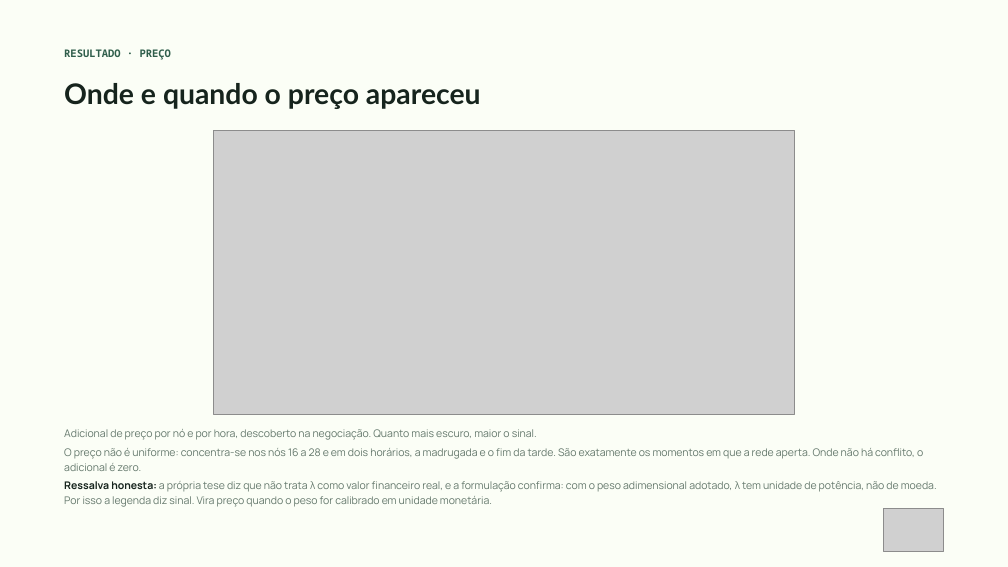
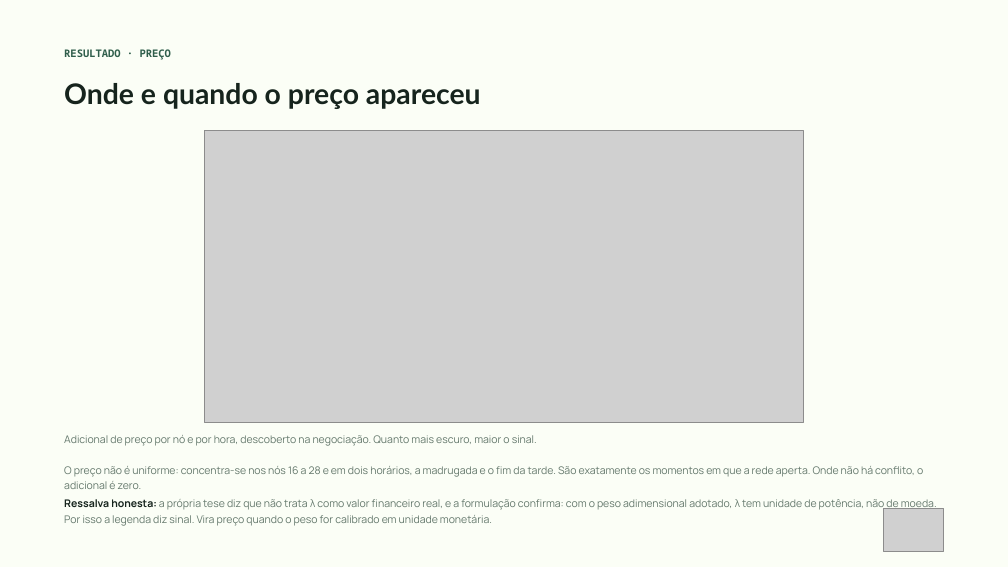
Before and after one commit to douglas-fdbs/co-simulation-opentes, a slide deck: slide 25 of docs/apresentacao_mercado.pptx (slide 22 before the commit). Drawn at 1008x567 pixels with LibreOffice and Linux fonts; fonts in the diff are those of the drawing; grey boxes stand for pictures. Boxes give left, top, right and bottom in pixels: in the first picture for what was removed or moved away, otherwise in the second. Text is boxed around its words. In the diff, an @@ line names an element or a change of style, - is before the commit and + after.

```diff
--- a/docs/apresentacao_mercado.pptx
+++ b/docs/apresentacao_mercado.pptx
@@ picture: place and size @@
-picture at [213,130,795,414]
+picture at [205,130,804,423]
@@ text at [64,429,537,440]: paragraph removed @@
-Adicional de preço por nó e por hora, descoberto na negociação. Quanto mais escuro, maior o sinal.
@@ text added at [64,435,537,446], 10 pt, text #64786C @@
+Adicional de preço por nó e por hora, descoberto na negociação. Quanto mais escuro, maior o sinal.
@@ text "O preço não é uniforme: ...": place and size @@
-text "O preço não é uniforme: ..." at [64,429,937,507]
+text "O preço não é uniforme: ..." at [64,466,937,526]
@@ text "O preço não é uniforme: ..." at [64,466,937,526]: line spacing 1.2 to 1.25; less space between paragraphs @@
```
Also in this commit, not shown: 15 other slides changed, 8 slides added, 3 slides removed, 12 other files.
